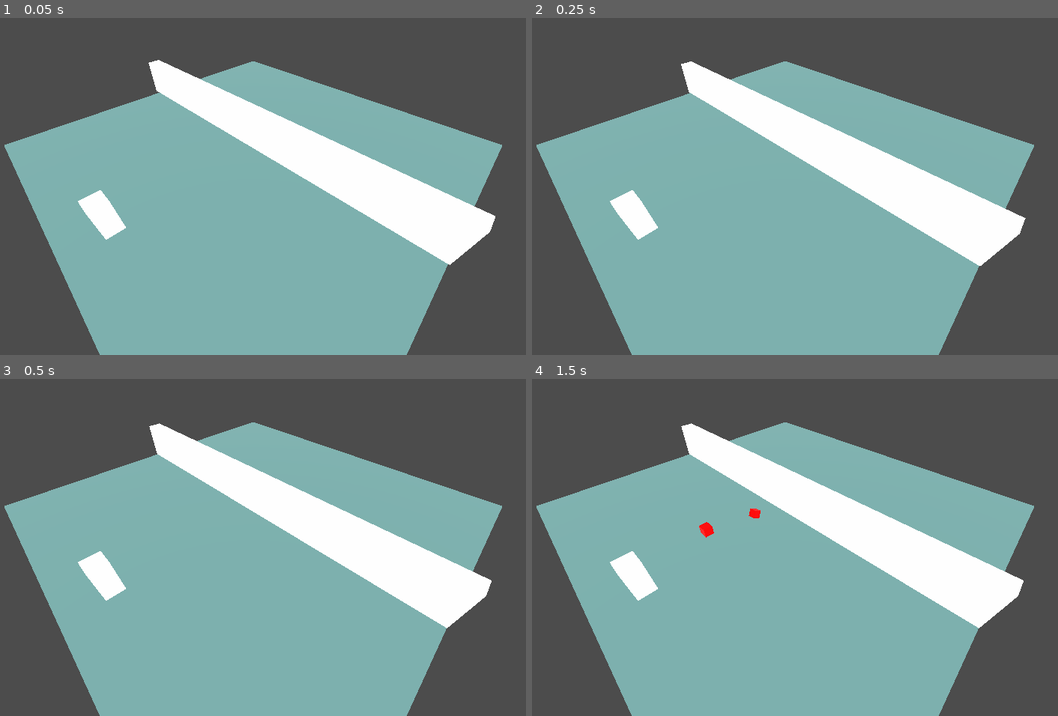
Above: before the commit, frames 1-4 (two rows, left to right).
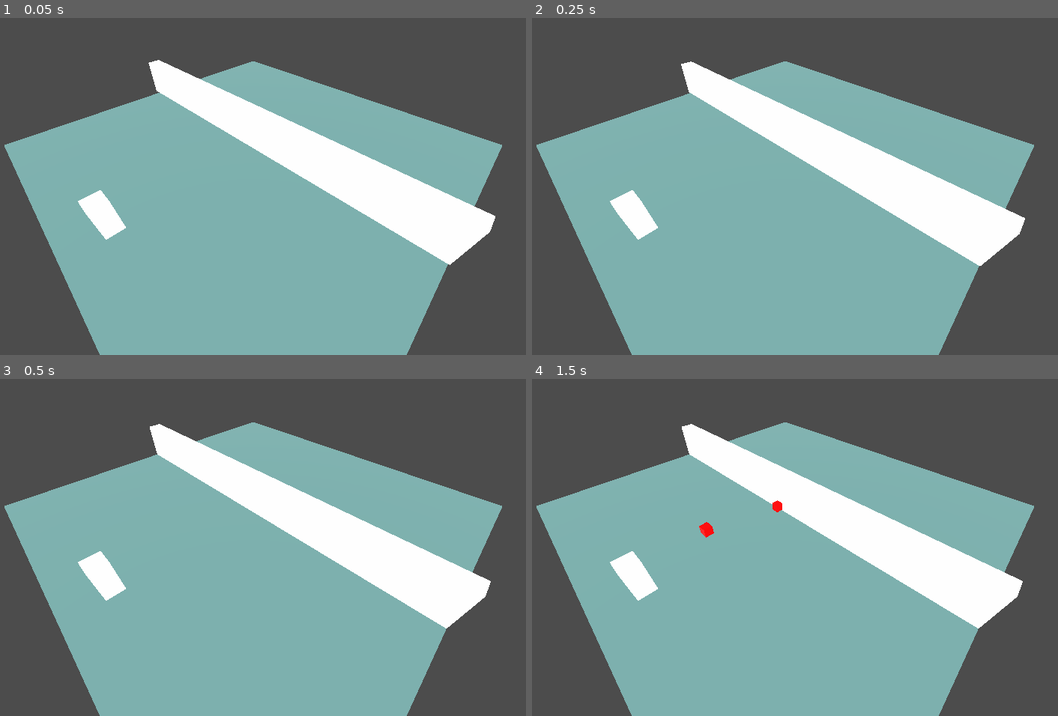
Above: after the commit, the same moments.

Repository: duckinator/godot-bullet-issue-testcase
Game: Godot game, scene res://Main_Scene.tscn
Same seed, same stepped clock (60 frames per second), same inputs: the game is played once before the commit and once after it.
Inputs (mouse positions are in pixels of both pictures, inside the frame that each line leads up to):
- Up to frame 1 (0.05 s): no input
- Up to frame 2 (0.25 s): no input
- Up to frame 3 (0.5 s): no input
- Up to frame 4 (1.5 s): move the mouse to (915, 530) at 0.52 s; click (915, 530) at 0.6 s; move the mouse to (663, 564) at 1.27 s; right-click (663, 564) at 1.35 s

The runs differ from the first frame. In frame 1, less than 0.1% of the frame differs, in the area x 30-82%, y 17-63%; in frame 2, less than 0.1%; in frame 3, 0.2%; in frame 4, 0.3%, in the area x 28-94%, y 13-74%.

Commit message:
Fix the problem entirely: Switch to Godot Physics, ensure CCD was enabled, bump Physics FPS to 120.

Diff:
--- a/Bullet.gd
+++ b/Bullet.gd
@@ -5,9 +5,15 @@
 # var b = "textvar"
 
 var next_impulse = null
+var timer
 
 func _ready():
-	pass
+	timer = Timer.new()
+	timer.one_shot = true
+	timer.wait_time = 10
+	timer.connect("timeout", self, "queue_free")
+	add_child(timer)
+	timer.start()
 
 #func _process(delta):
 #	# Called every frame. Delta is time since last frame.
--- a/Bullet.tscn
+++ b/Bullet.tscn
@@ -66,7 +66,7 @@
 
 points = PoolVector3Array( -0.5, 0.5, 0.5, 0.5, 0.5, -0.5, 0.5, 0.5, 0.5, -0.5, 0.5, -0.5, -0.5, -0.5, 0.5, 0.5, -0.5,  …(304 unchanged characters)…
 
-[node name="Bullet" type="RigidBody"]
+[node name="Bullet" type="RigidBody" index="0"]
 
 input_ray_pickable = true
 input_capture_on_drag = false
--- a/Main_Scene.tscn
+++ b/Main_Scene.tscn
@@ -163,15 +163,15 @@
 subdivide_height = 0
 subdivide_depth = 0
 
-[sub_resource type="ConvexPolygonShape" id=11]
+[sub_resource type="ConvexPolygonShape" id=8]
 
 points = PoolVector3Array( -1, 2.5, 25, 1, 2.5, -25, 1, 2.5, 25, -1, 2.5, -25, -1, -2.5, 25, 1, -2.5, -25, 1, -2.5, 25, …(232 unchanged characters)…
 
-[node name="Main_Scene" type="Spatial" index="0"]
+[node name="Main_Scene" type="Spatial"]
 
 [node name="WorldEnvironment" type="WorldEnvironment" parent="." index="0"]
 
-environment = SubResource( 5 )
+environment = SubResource( 1 )
 
 [node name="Camera" type="Camera" parent="." index="1"]
 
--- a/project.godot
+++ b/project.godot
@@ -26,6 +26,11 @@
 fire-alt=[ Object(InputEventMouseButton,"resource_local_to_scene":false,"resource_name":"","device":0,"alt":false,"shif …(211 unchanged characters)…
  ]
 
+[physics]
+
+common/physics_fps=120
+3d/physics_engine="GodotPhysics"
+
 [rendering]
 
 environment/default_environment="res://default_env.tres"
Not shown: 8 places in Main_Scene.tscn that only renumber resources
